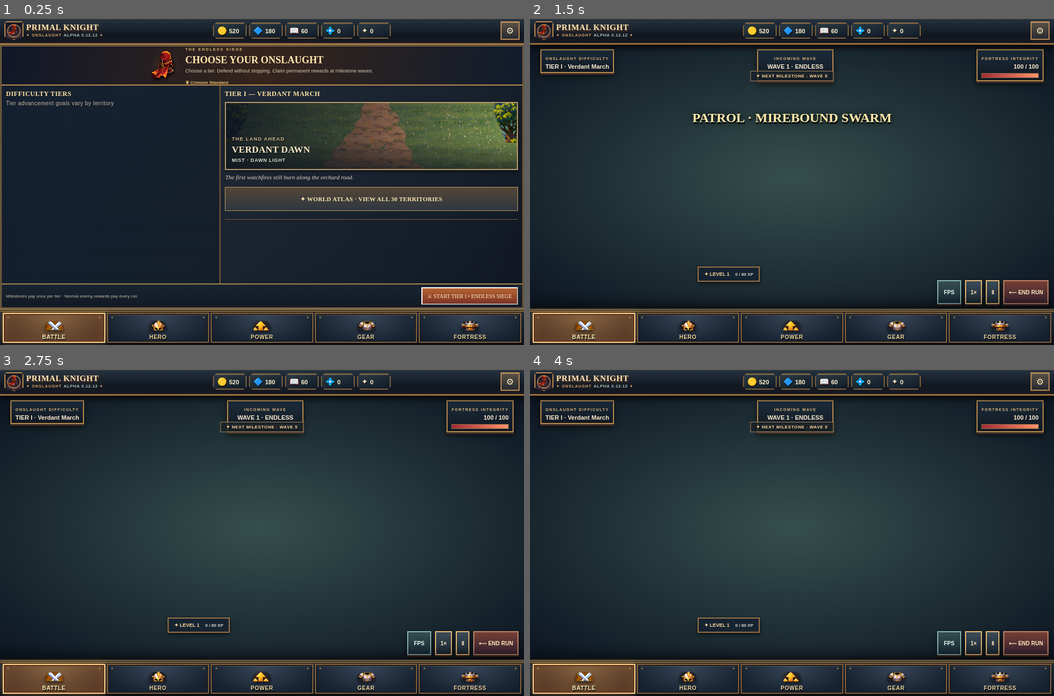
Above: before the commit, frames 1-4 (two rows, left to right).
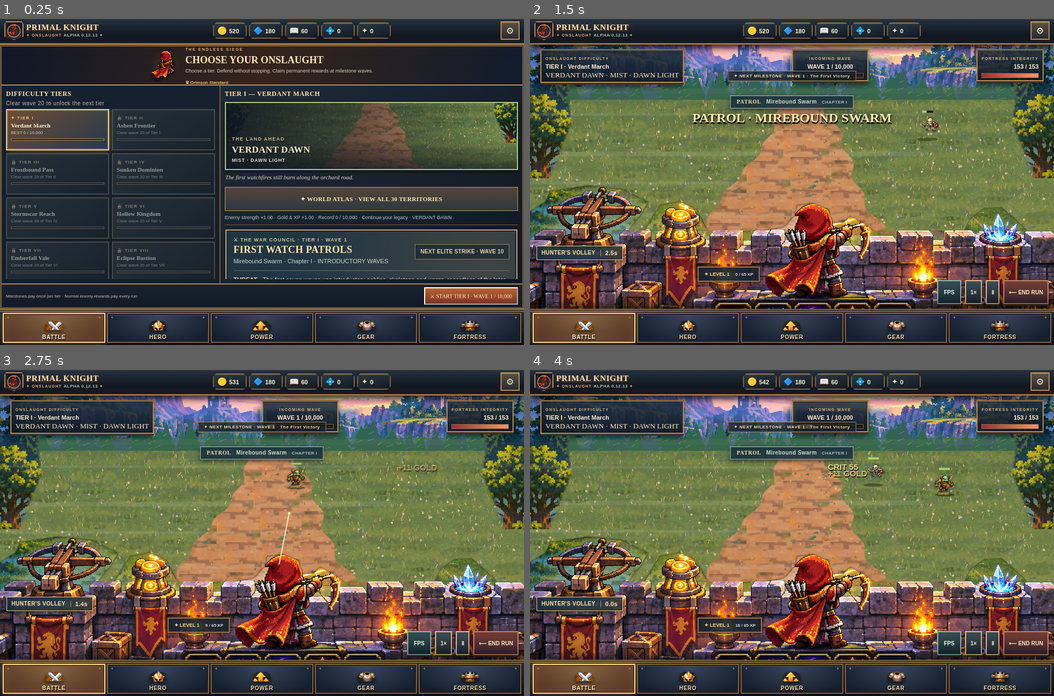
Above: after the commit, the same moments.

Repository: hdog960/Primal-Knight
Game: browser game, page index.html
The game is run twice, just before and just after one commit, with the same random seed, the same clock (stepped at 60 frames per second) and the same inputs.
Inputs (mouse positions are in pixels of both pictures, inside the frame that each line leads up to):
- Up to frame 1 (0.25 s): no input
- Up to frame 2 (1.5 s): click "BATTLE" at 0.27 s; click "⚔ START TIER I · WAVE 1 / 10,…" at 0.52 s; hold Right from 1.03 s (still down); move the mouse to (792, 220) at 1.07 s
- Up to frame 3 (2.75 s): release Right at 1.53 s; hold Down 1.58-1.85 s; move the mouse to (157, 512) at 1.67 s; hold Left 1.9-2.47 s; move the mouse to (366, 499) at 2.27 s; hold Up from 2.52 s (still down)
- Up to frame 4 (4 s): release Up at 2.82 s; move the mouse to (870, 601) at 2.87 s; hold Right 2.87-3.53 s; move the mouse to (661, 617) at 3.47 s; hold Up 3.58-3.82 s; hold Left from 3.87 s (still down)

The runs differ from the first frame. In frame 1, 11% of the frame differs, in the area x 1-99%, y 5-88%; in frame 2, 69%; in frame 3, 69%; in frame 4, 69%, in the area x 0-100%, y 3-89%.
Error before the commit: TypeError: Cannot set properties of null (setting 'textContent')

Commit message:
ui: display active realm atmosphere within battle HUD with new release cache keys

Diff:
--- a/index.html
+++ b/index.html
@@ -1,14 +1,14 @@
 <!doctype html>
-<html lang="en"><head><meta charset="utf-8"><meta http-equiv …(577 unchanged characters)… el="stylesheet" href="style.css?v=0.12.12"></head>
+<html lang="en"><head><meta charset="utf-8"><meta http-equiv …(577 unchanged characters)… el="stylesheet" href="style.css?v=0.12.13"></head>
 <body><div id="app">
 <header class="top">
- <div class="branding"><div class="crest-icon"><img src="assets/icon.png" alt=""></div><div class="wordmark"><strong>PRIMAL KNIGHT</strong><span>✦ ONSLAUGHT <em>ALPHA 0.12.12</em> ✦</span></div></div>
+ <div class="branding"><div class="crest-icon"><img src="assets/icon.png" alt=""></div><div class="wordmark"><strong>PRIMAL KNIGHT</strong><span>✦ ONSLAUGHT <em>ALPHA 0.12.13</em> ✦</span></div></div>
  <div class="resources" id="resources" aria-label="Your currencies"></div>
  <button class="utility-button" id="settingsButton" aria-label="Settings and save backup" title="Settings and save backup">⚙</button>
 </header>
 <div class="game-shell">
  <div class="battlefield" id="battlefield"><canvas id="game" width="960" height="540" aria-label="Animated siege battlefield"></canvas>
-  <div class="hud-top"><div class="hudbox"><span class="small">ONSLAUGHT DIFFICULTY</span><strong id="stageName">Tier I · Verdant March</strong></div><div class="hudbox center"><span cl …(316 unchanged characters)…
+  <div class="hud-top"><div class="hudbox"><span class="small">ONSLAUGHT DIFFICULTY</span><strong id="stageName">Tier I · Verdant March</strong><small id="realmAtmosphere" class="realm-atmosphere" aria-label="Current battlefield weather">VERDANT DAWN · MIST · DAWN LIGHT</small></div><div class="hudbox center"><span cl …(316 unchanged characters)…
   <div class="encounter-ribbon" id="encounterRibbon" aria-live="polite" hidden><strong id="encounterType">PATROL</stron …(1144 unchanged characters)…
   <div class="hero-tag" id="heroTag">✦ LEVEL 1 <span>0 / 80 XP</span></div>
   <div class="combat-msg" id="combatMessage" aria-live="polite">THE SIEGE AWAITS</div>
@@ -89,4 +89,4 @@
   <small class="atlas-disclaimer">ART PREVIEW ONLY · Locked realms can be viewed, not played or unlocked here. Browsing never changes your saved tier.</small>
  </div>
 </div>
-</div><script src="game.js?v=0.12.12"></script></body></html>
+</div><script src="game.js?v=0.12.13"></script></body></html>
